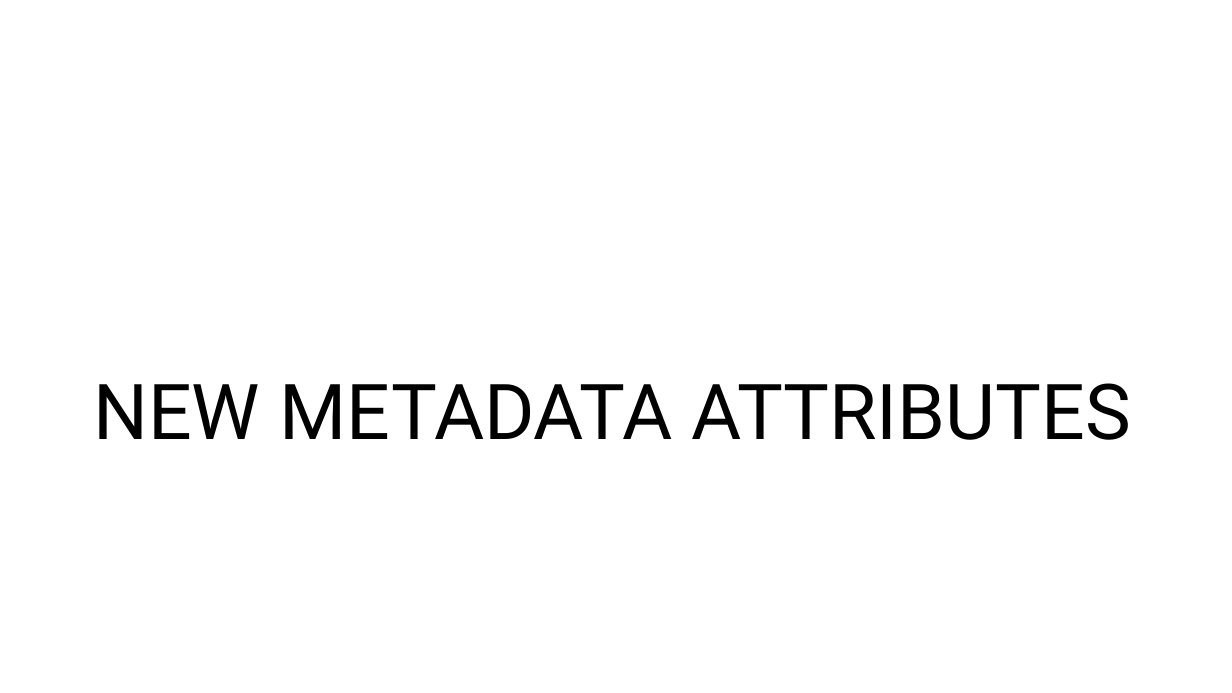
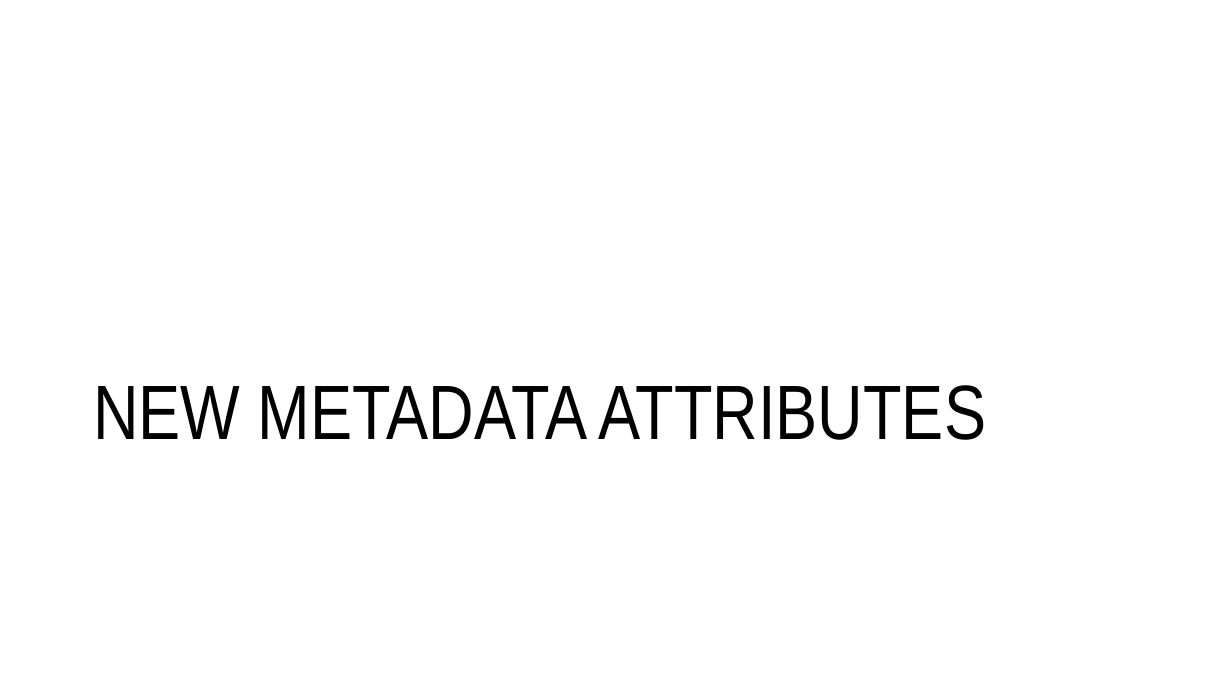
Before and after one commit to Nonprofit-Open-Data-Collective/metadata-standards, a slide deck: slide 11 of METADATA CODEBOOK.pptx. Drawn at 1232x693 pixels with LibreOffice and Linux fonts; fonts in the diff are those of the drawing. Boxes give left, top, right and bottom in pixels: in the first picture for what was removed or moved away, otherwise in the second. Text is boxed around its words. In the diff, an @@ line names an element or a change of style, - is before the commit and + after.

```diff
--- a/METADATA CODEBOOK.pptx
+++ b/METADATA CODEBOOK.pptx
@@ title "NEW METADATA ATTRIBUTES" at (93, 385, 986, 440): font Roboto to Arial Narrow @@
```
Also in this commit, not shown: 8 other slides changed, 1 slide added.
